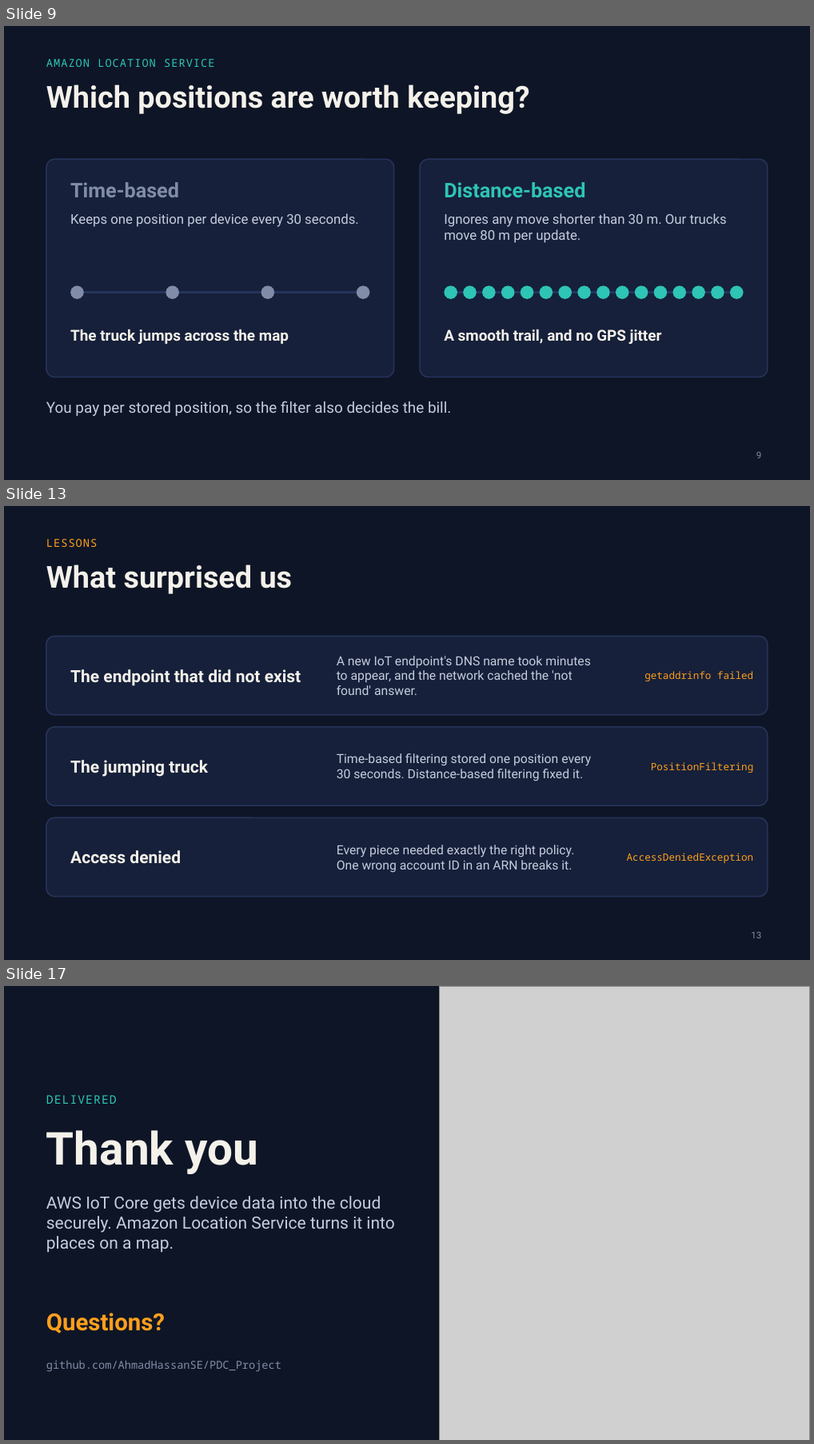
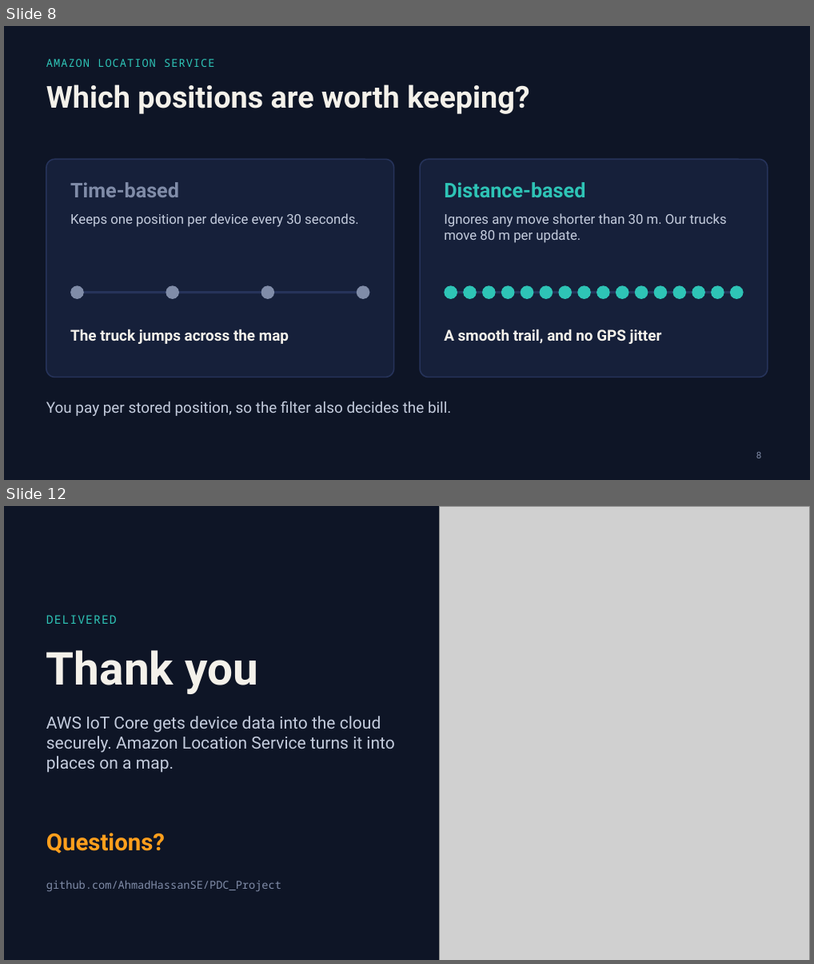
Before and after one commit to AhmadHassanSE/PDC_Project, a slide deck: Live Delivery Tracker - Fleet Presentation.pptx. Shown one above the other, each under a label of ours: slides 9, 13 and 17 before the commit, slides 8 and 12 after it; the slides between them are not shown. The pictures are 814x1444 and 814x964 pixels, drawn with LibreOffice and Linux fonts; fonts in the diff are those of the drawing; grey boxes stand for pictures. Boxes give left, top, right and bottom in pixels: in the first picture for what was removed or moved away, otherwise in the second. Text is boxed around its words. In the diff, an @@ line names an element or a change of style, - is before the commit and + after.

```diff
--- a/Live Delivery Tracker - Fleet Presentation.pptx
+++ b/Live Delivery Tracker - Fleet Presentation.pptx
@@ slide 13 removed at (4, 506, 810, 960), background #0E1526 @@
@@ text removed at (46, 539, 97, 547) @@
-LESSONS
@@ title removed at (46, 564, 293, 594) @@
-What surprised us
@@ rounded rectangle removed at (46, 636, 768, 715) @@
@@ text removed at (70, 669, 302, 686) @@
-The endpoint that did not exist
@@ text removed at (337, 656, 591, 695) @@
-A new IoT endpoint's DNS name took minutes to appear, and the network cached the 'not found' answer.
@@ text removed at (645, 671, 754, 681) @@
-getaddrinfo failed
@@ rounded rectangle removed at (46, 727, 768, 805) @@
@@ text removed at (70, 760, 208, 776) @@
-The jumping truck
@@ text removed at (337, 753, 591, 781) @@
-Time-based filtering stored one position every 30 seconds. Distance-based filtering fixed it.
@@ text removed at (651, 762, 754, 772) @@
-PositionFiltering
@@ rounded rectangle removed at (46, 817, 768, 896) @@
@@ text removed at (70, 850, 181, 863) @@
-Access denied
@@ text removed at (337, 844, 574, 872) @@
-Every piece needed exactly the right policy. One wrong account ID in an ARN breaks it.
@@ text removed at (627, 852, 754, 863) @@
-AccessDeniedException
@@ page number removed at (751, 932, 762, 938) @@
-13
@@ what was slide 9 is now slide 8 @@
@@ what was slide 17 is now slide 12 @@
```
Also in this commit, not shown: 4 slides changed, 4 other slides removed, 1 other file.
